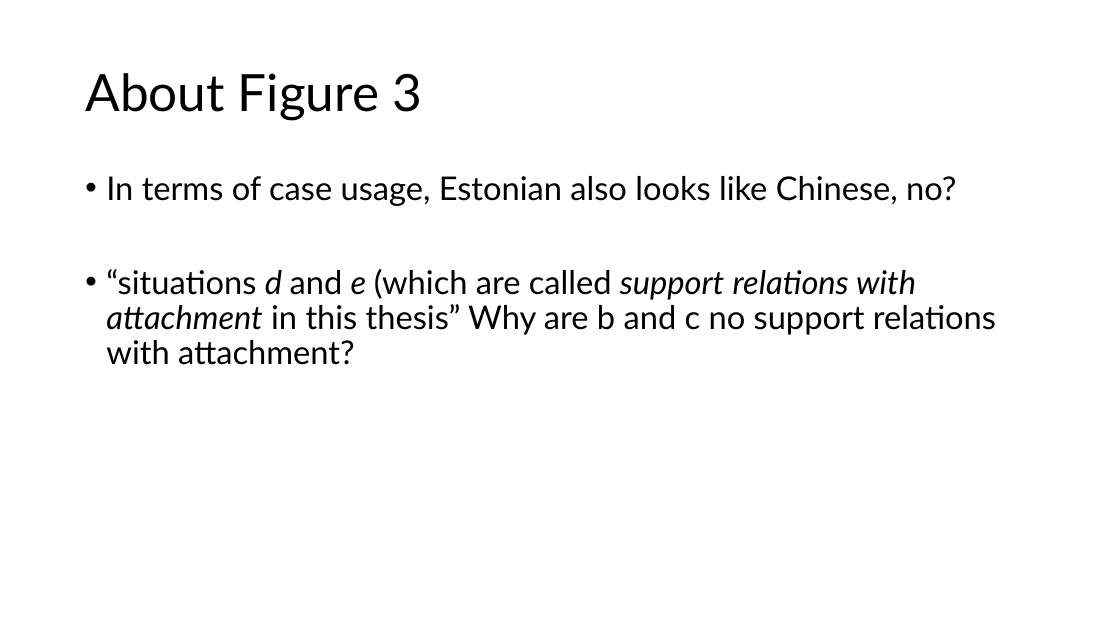
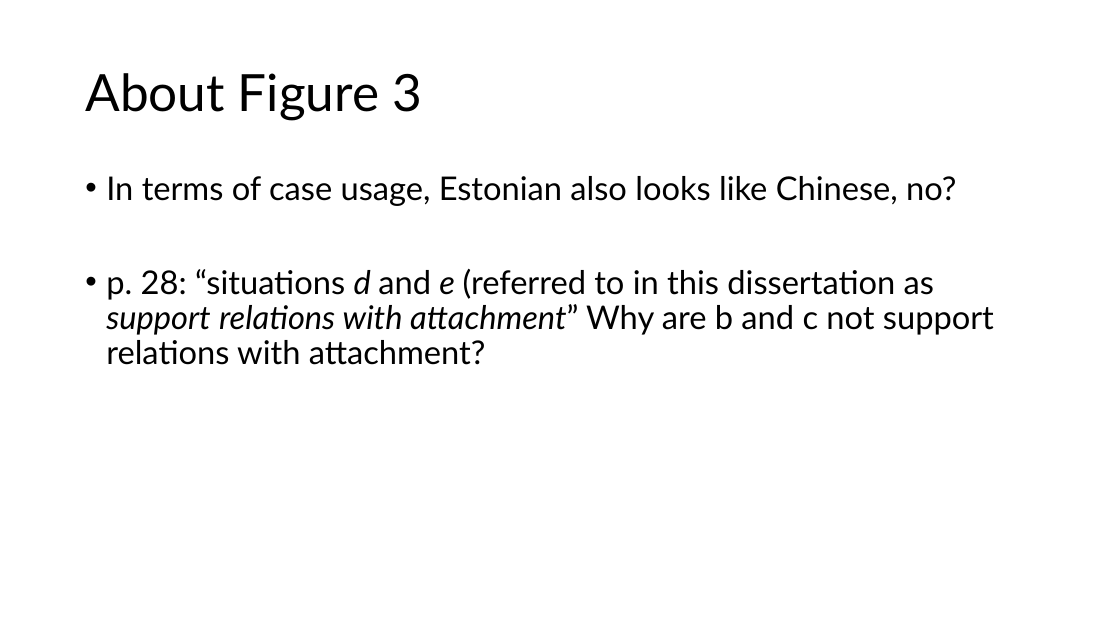
Before and after one commit to lajanda/lajanda.github.io, a slide deck: slide 20 of conference presentations/Defense_Bleive.pptx. Drawn at 1120x630 pixels with LibreOffice and Linux fonts; fonts in the diff are those of the drawing. Boxes give left, top, right and bottom in pixels: in the first picture for what was removed or moved away, otherwise in the second. Text is boxed around its words. In the diff, an @@ line names an element or a change of style, - is before the commit and + after.

```diff
--- a/conference presentations/Defense_Bleive.pptx
+++ b/conference presentations/Defense_Bleive.pptx
@@ text at (106,269,994,365): text changed @@
-• “situations d and e (which are called support relations with attachment in this thesis” Why are b and c no support relations with attachment?
+• p. 28: “situations d and e (referred to in this dissertation as support relations with attachment” Why are b and c not support relations with attachment?
```
Also in this commit, not shown: 9 other slides changed, 1 other file.
